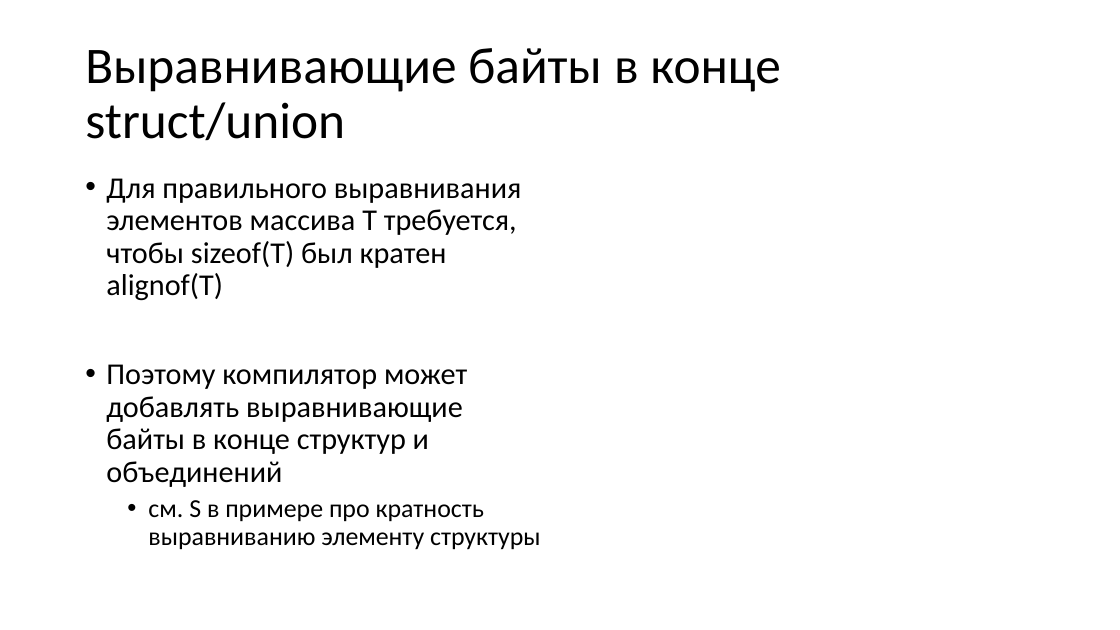
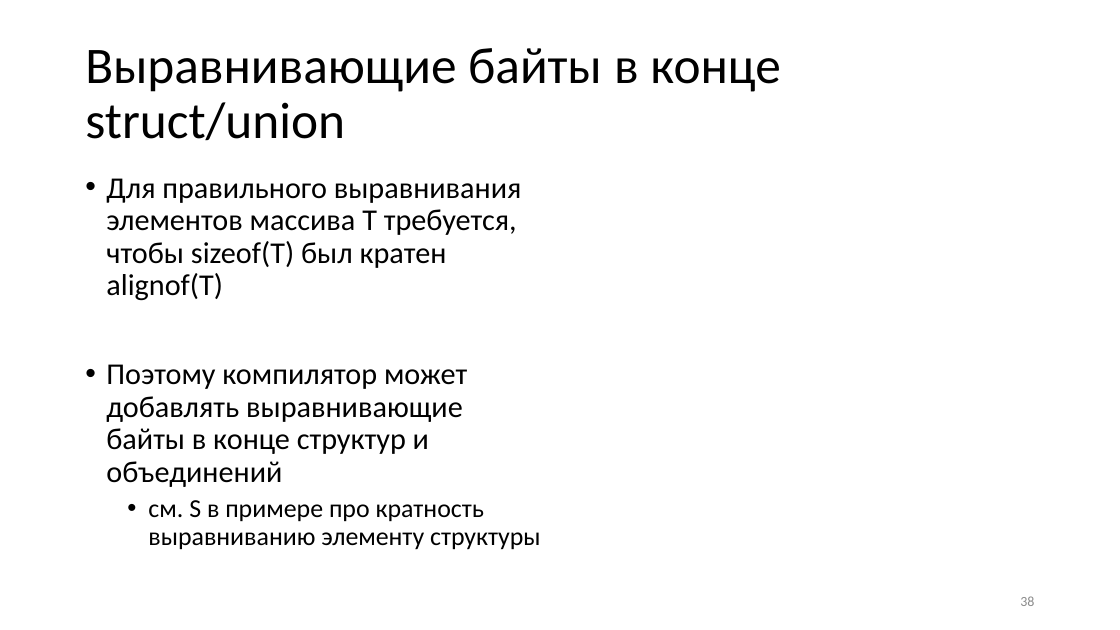
Before and after one commit to Evgueni-Petrov-aka-espetrov/Algorithms-and-Programming-in-C-pptx, a slide deck: slide 38 of 06.5 Размещение типов в памяти.pptx. Drawn at 1120x630 pixels with LibreOffice and Linux fonts; fonts in the diff are those of the drawing. Boxes give left, top, right and bottom in pixels: in the first picture for what was removed or moved away, otherwise in the second. Text is boxed around its words. In the diff, an @@ line names an element or a change of style, - is before the commit and + after.

```diff
--- a/06.5 Размещение типов в памяти.pptx
+++ b/06.5 Размещение типов в памяти.pptx
@@ page number added at (1020, 596, 1034, 606), 12 pt, text #8C8C8C @@
+38
```
Also in this commit, not shown: 98 other slides changed.
